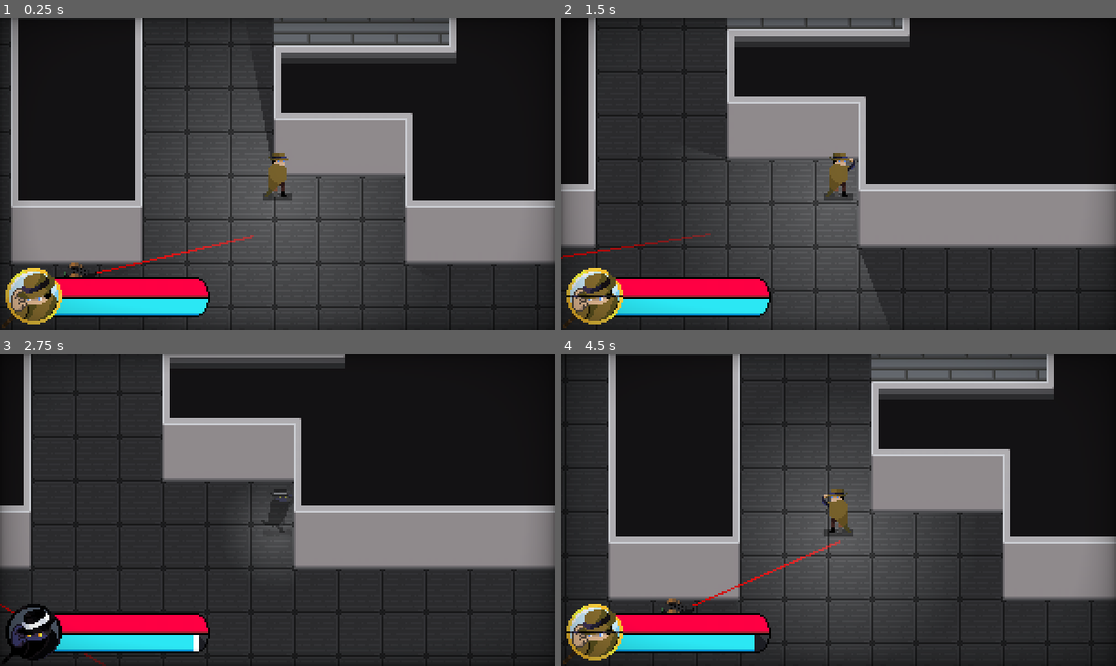
Above: before the commit, frames 1-4 (two rows, left to right).
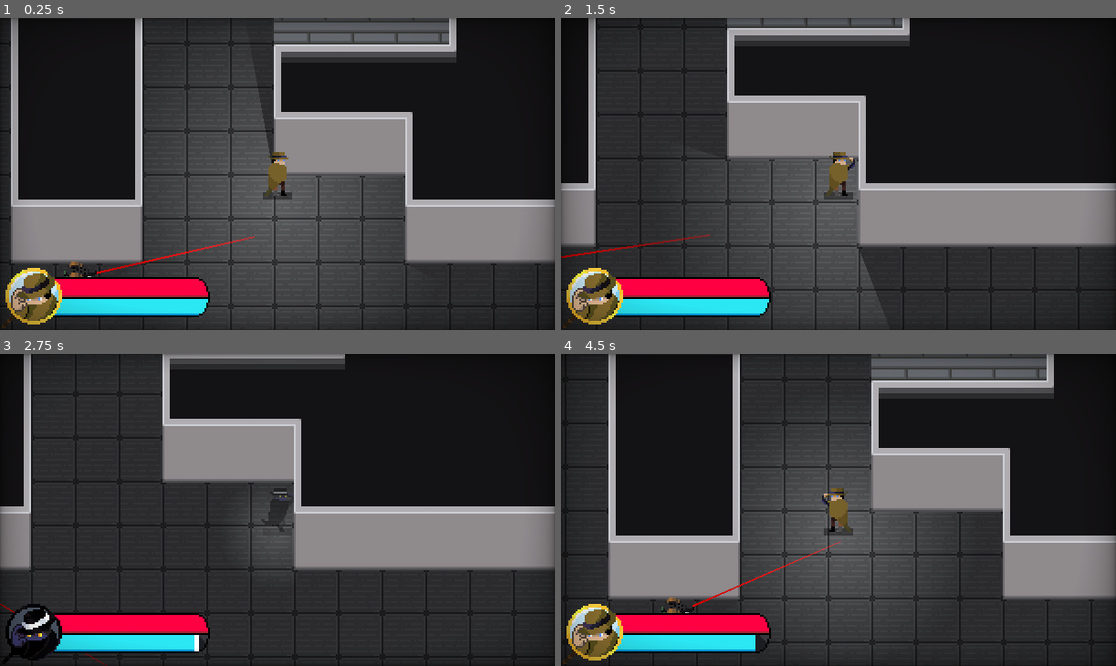
Above: after the commit, the same moments.

Repository: Cabidge/SGD1
Game: Godot game, scene res://assets/Main.tscn
Same seed, same stepped clock (60 frames per second), same inputs: the game is played once before the commit and once after it. The engine's default icon, where the game draws it, is replaced by a stand-in: a white triangle on a blue panel in a dark square.
Inputs (mouse positions are in pixels of both pictures, inside the frame that each line leads up to):
- Up to frame 1 (0.25 s): no input
- Up to frame 2 (1.5 s): move the mouse to (960, 158) at 0.52 s; press the mouse at (960, 158) at 0.53 s; hold D (move_right) 0.53-1.28 s; move the mouse to (727, 189) at 1.27 s; release the mouse at (727, 189) at 1.28 s; hold S (move_down) from 1.28 s (still down); right-click (727, 189) at 1.35 s
- Up to frame 3 (2.75 s): move the mouse to (333, 441) at 2.02 s; release S (move_down) at 2.03 s; press the mouse at (333, 441) at 2.03 s; hold D (move_right) from 2.03 s (still down)
- Up to frame 4 (4.5 s): move the mouse to (810, 572) at 2.77 s; release D (move_right) at 2.78 s; release the mouse at (810, 572) at 2.78 s; hold W (move_up) 2.78-3.53 s; right-click (810, 572) at 2.85 s; move the mouse to (1005, 556) at 3.52 s; press the mouse at (1005, 556) at 3.53 s; hold A (move_left) from 3.53 s (still down); move the mouse to (672, 463) at 4.27 s; release the mouse at (672, 463) at 4.28 s; right-click (672, 463) at 4.35 s

The runs differ from the first frame. In frame 1, 3.5% of the frame differs, in the area x 1-100%, y 1-94%; in frame 2, 2.9%; in frame 3, 2.4%; in frame 4, 3.4%.

Commit message:
Scaling 2D -> Viewport

Diff:
--- a/project.godot
+++ b/project.godot
@@ -59,7 +59,7 @@
 window/size/height=171
 window/size/test_width=1280
 window/size/test_height=720
-window/stretch/mode="viewport"
+window/stretch/mode="2d"
 window/stretch/aspect="keep"
 
 [editor_plugins]
